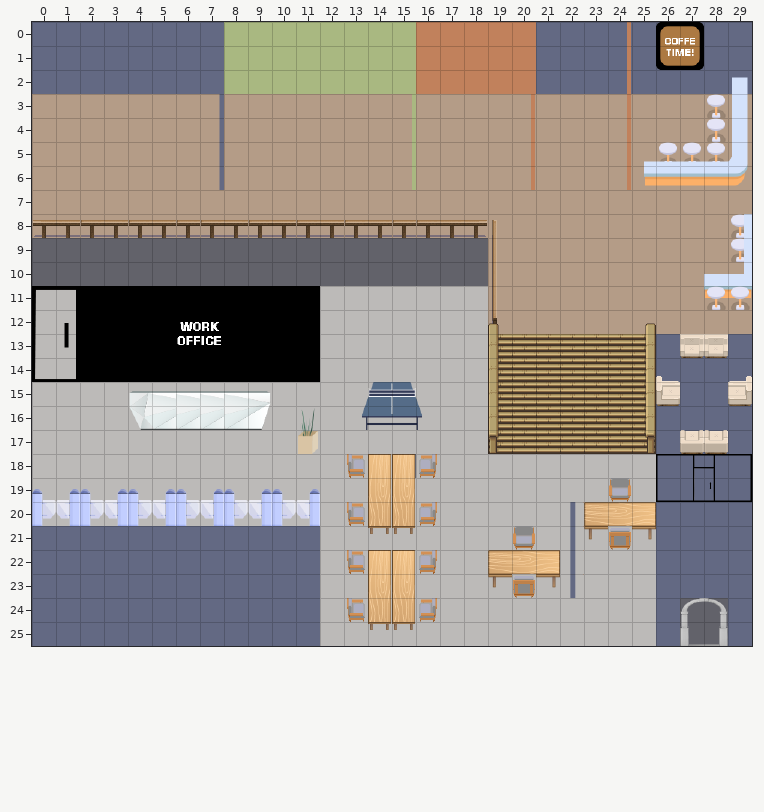
Level history. Tiled map (JSON): office.tmj. This is how it looked before the edit.
Cells are 32x32 px. Shown: x 0..29, y 0..25.
After:
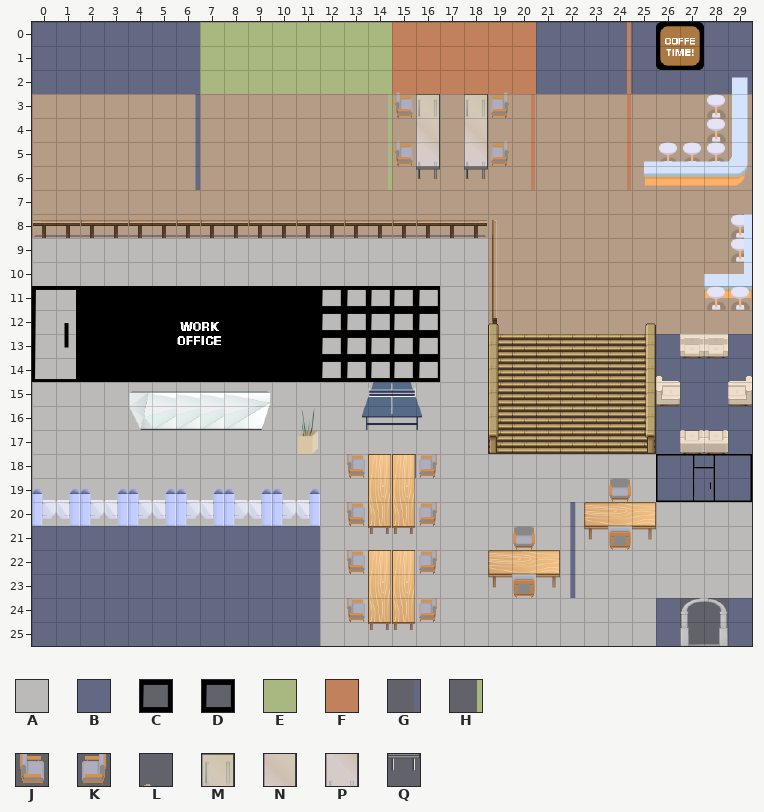
Key: from "Chunk 1": A 0, B 1, C 5, D 6, E 30, F 31, G 32 flipped left-right, H 33, J 45, K 47, L 82, M 84, N 85, P 86, Q 87.
_ is an empty cell.
Tiles of an added or newly shown layer are drawn over the layers below it.
See-through tiles are keyed as they look on the map.
Change:
Layer "floor":
There is now tile A in rows 9 to 10 at x 0 to 18.
Layer "start-el":
There is now tile C in rows 11 to 14 at x 12 and 15.
There is now tile D in rows 11 to 14 at x 13 to 14 and 16.
Layer "floor2":
The edit turns tile B into tile A in rows 20 to 23 at x 26 to 29.
Layer "wall":
The edit turns tile B into tile E in rows 0 to 2 at x 7.
The edit turns tile E into tile F in rows 0 to 2 at x 15.
Layer "wallRoom":
There is now tile G in rows 3 to 6 at x 6.
There is now tile H in rows 3 to 6 at x 14.
The edit erases tile G in rows 0 to 6 at x 7.
The edit erases tile H in rows 0 to 6 at x 15.
Layer "room2" (added):
There is now tile J in row 3 at x 15; in row 5 at x 15.
There is now tile K in row 3 at x 19; in row 5 at x 19.
There is now tile L in row 2 at x 15; in row 4 at x 15.
There is now tile M in row 3 at x 16 and 18.
There is now tile N in row 4 at x 16 and 18.
There is now tile P in row 5 at x 16 and 18.
There is now tile Q in row 6 at x 16 and 18.
Pixel boxes of the changes (left, top, right, bottom) in both pictures:
changed: (195, 22, 224, 190)
changed: (388, 22, 440, 190)
added: (464, 94, 509, 179)
added: (32, 238, 488, 382)
changed: (656, 502, 752, 598)
